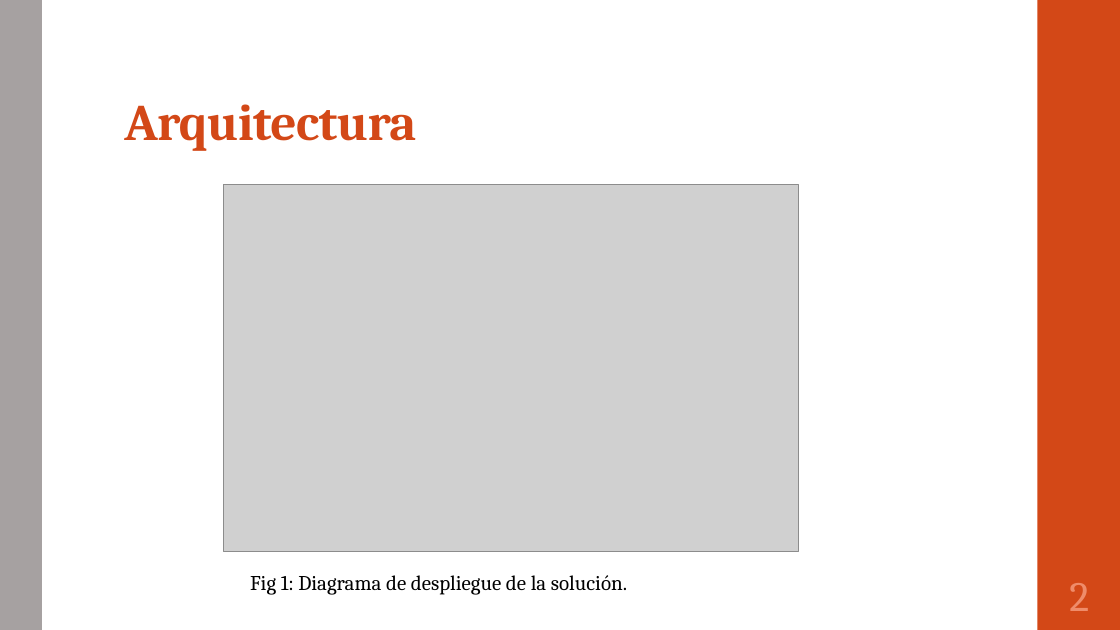
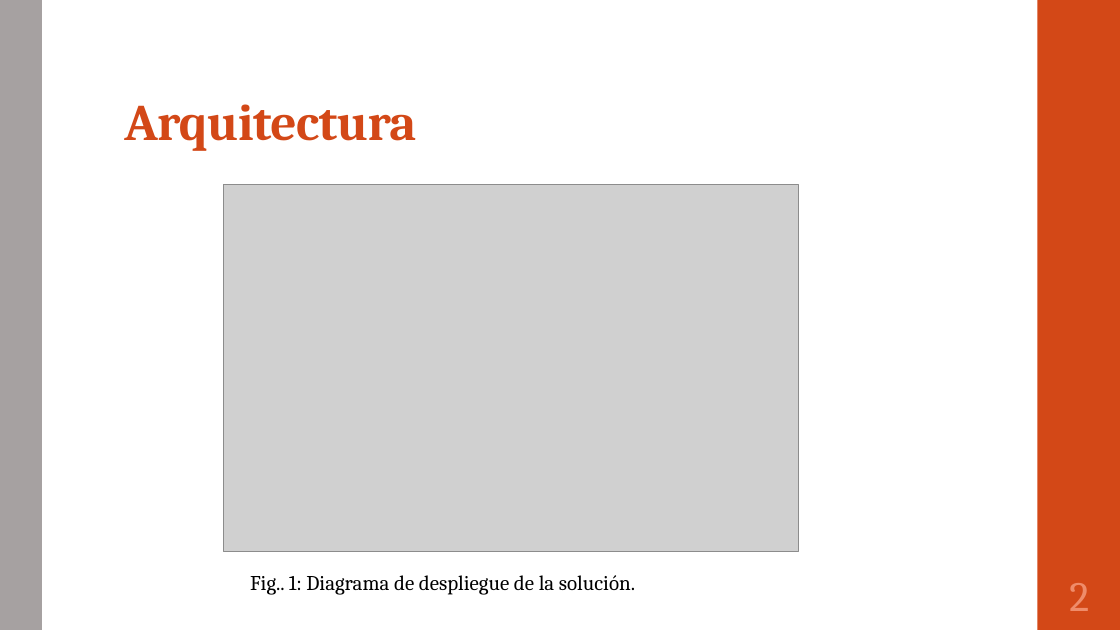
Before and after one commit to portafolio2016/hipocrates, a slide deck: slide 3 of presentación lunes 24 octubre 2016.pptx. Drawn at 1120x630 pixels with LibreOffice and Linux fonts; fonts in the diff are those of the drawing; grey boxes stand for pictures. Boxes give left, top, right and bottom in pixels: in the first picture for what was removed or moved away, otherwise in the second. Text is boxed around its words. In the diff, an @@ line names an element or a change of style, - is before the commit and + after.

```diff
--- a/presentación lunes 24 octubre 2016.pptx
+++ b/presentación lunes 24 octubre 2016.pptx
@@ text at [250, 575, 635, 595]: text changed @@
-Fig 1: Diagrama de despliegue de la solución.
+Fig.. 1: Diagrama de despliegue de la solución.
```
Also in this commit, not shown: 12 other slides changed.
